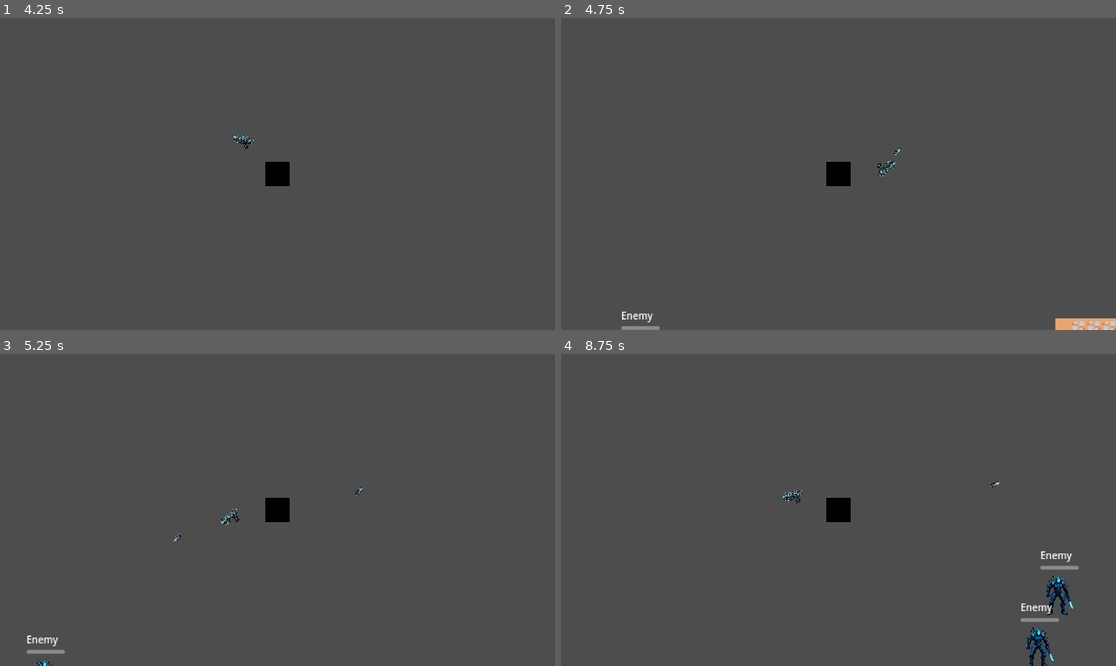
Above: before the commit, frames 1-4 (two rows, left to right).
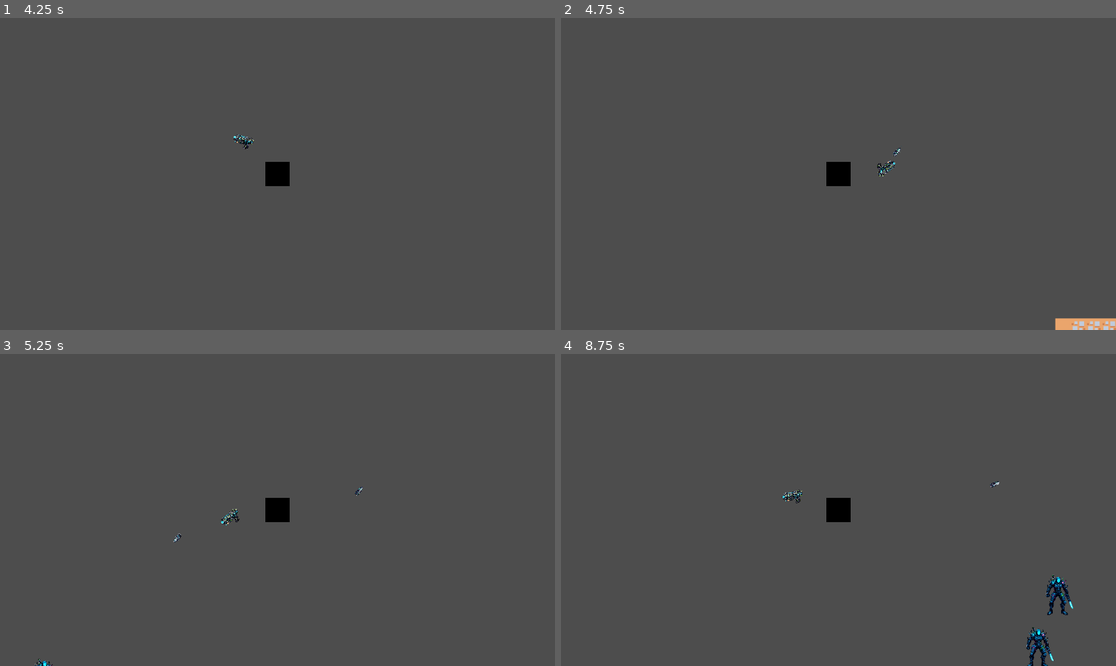
Above: after the commit, the same moments.

Repository: AineeJames/ToBeNamed
Game: Godot game, scene res://scenes/main_game/main_game.tscn
The game is run twice, just before and just after one commit, with the same random seed, the same clock (stepped at 60 frames per second) and the same inputs.
Inputs (mouse positions are in pixels of both pictures, inside the frame that each line leads up to):
- Up to frame 1 (4.25 s): tap Enter at 0.5, 2.75 s; move the mouse to (249, 236) at 0.52 s; press the mouse at (249, 236) at 0.53 s; hold W (move_up) 0.53-2.03 s; move the mouse to (444, 220) at 1.27 s; release the mouse at (444, 220) at 1.28 s; click (444, 220) at 1.35 s; tap Space at 2, 3.5 s; move the mouse to (111, 127) at 2.02 s; press the mouse at (111, 127) at 2.03 s; hold A (move_left) 2.03-3.53 s; move the mouse to (305, 174) at 2.77 s; release the mouse at (305, 174) at 2.78 s; click (305, 174) at 2.85 s; move the mouse to (194, 96) at 3.52 s; press the mouse at (194, 96) at 3.53 s; hold S (move_down) from 3.53 s (still down)
- Up to frame 2 (4.75 s): tap Enter at 4.25 s; move the mouse to (960, 158) at 4.27 s; release S (move_down) at 4.28 s; release the mouse at (960, 158) at 4.28 s; hold D (move_right) from 4.28 s (still down); click (960, 158) at 4.35 s
- Up to frame 3 (5.25 s): move the mouse to (166, 525) at 5.02 s; release D (move_right) at 5.03 s; press the mouse at (166, 525) at 5.03 s; hold W (move_up) from 5.03 s (still down)
- Up to frame 4 (8.75 s): move the mouse to (894, 441) at 5.77 s; release W (move_up) at 5.78 s; release the mouse at (894, 441) at 5.78 s; hold D (move_right) 5.78-8.03 s; click (894, 441) at 5.85 s; tap Space at 6.5 s; move the mouse to (810, 572) at 6.52 s; press the mouse at (810, 572) at 6.53 s; move the mouse to (1005, 556) at 7.27 s; release the mouse at (1005, 556) at 7.28 s; click (1005, 556) at 7.35 s; move the mouse to (672, 463) at 8.02 s; press the mouse at (672, 463) at 8.03 s; hold S (move_down) from 8.03 s (still down)

Frame 1 is identical in both runs. In frame 2, 0.2% of the frame differs, in the area x 10-18%, y 93-100%; in frame 3, 0.2%; in frame 4, 0.3%, in the area x 82-94%, y 63-86%.

Commit message:
enemy knockback, red when hit

Diff:
--- a/scenes/enemy/enemy.gd
+++ b/scenes/enemy/enemy.gd
@@ -5,10 +5,13 @@
 var Target: CharacterBody2D
 var Health: int = 100
 
+@export var bump_factor: float = 5.0
+
 @onready var HealthBarLabel = $HealthBar/VBoxContainer/Label
 @onready var HealthBar = $HealthBar/VBoxContainer/ProgressBar
+@onready var Sprite = $Sprite2D
 
-signal take_damage(amount)
+signal take_damage(amount, bump_direction)
 
 func _ready():
 	HealthBarLabel.text = "Enemy"
@@ -29,9 +32,19 @@
 	# Comment out the next line if you don't want the character to rotate
 	#rotation = direction_to_center.angle()
 
-func _on_take_damage(amount):
+func _on_take_damage(amount, bump_direction):
 	Health -= amount
 	HealthBar.value = Health
-	if Health < 0:
+	velocity = bump_direction
+	if Health > 0:
+
+		var bump_vector = bump_direction * bump_factor
+		var tween = get_tree().create_tween()
+		tween.parallel().tween_property(self, "position", position + bump_vector, 0.1).set_trans(Tween.TRANS_CIRC).set_ease(Tween.EASE_OUT)
+		tween.parallel().tween_property(Sprite, "modulate", Color.PALE_VIOLET_RED, 0.1).set_trans(Tween.TRANS_QUAD).set_ease(Tween.EASE_OUT)
+		tween.tween_property(Sprite, "modulate", Color.WHITE, 0.1).set_trans(Tween.TRANS_QUAD)
+
+
+	else:
 		print("Enemy DIED")
 		queue_free()
--- a/scenes/enemy/enemy.tscn
+++ b/scenes/enemy/enemy.tscn
@@ -4,17 +4,20 @@
 [ext_resource type="Texture2D" uid="uid://d2ax0bpbwghbu" path="res://scenes/enemy/enemy1.png" id="2_uks33"]
 [ext_resource type="PackedScene" uid="uid://da2lmud7fdd3p" path="res://scenes/health_bar/health_bar.tscn" id="3_5ak2q"]
 
-[sub_resource type="CircleShape2D" id="CircleShape2D_ajq2a"]
+[sub_resource type="CapsuleShape2D" id="CapsuleShape2D_er3cj"]
+height = 44.0
 
 [node name="Enemy" type="CharacterBody2D" groups=["enemy"]]
 script = ExtResource("1_0ehme")
+bump_factor = 2.0
 
 [node name="Sprite2D" type="Sprite2D" parent="."]
 scale = Vector2(0.06, 0.06)
 texture = ExtResource("2_uks33")
 
 [node name="CollisionShape2D" type="CollisionShape2D" parent="."]
-shape = SubResource("CircleShape2D_ajq2a")
+position = Vector2(-2, 0)
+shape = SubResource("CapsuleShape2D_er3cj")
 
 [node name="NavigationAgent2D" type="NavigationAgent2D" parent="."]
 
--- a/scenes/guns/bullet.gd
+++ b/scenes/guns/bullet.gd
@@ -25,9 +25,9 @@
 func _physics_process(delta):
 	global_position += velocity * delta * speed
 
-
 func _on_body_entered(body):
 	if body.is_in_group("enemy"):
-		body.emit_signal("take_damage", damage_amt)
+		queue_free()
+		body.emit_signal("take_damage", damage_amt, velocity.normalized())
 	else:
 		print("entered non enemy")
--- /dev/null
+++ b/scenes/health_bar/health_bar.gd
@@ -0,0 +1,22 @@
+extends Node2D
+
+@export var health_bar_visibility_time: float = 2.0
+@export var health_bar_fade_time: float = 1.0
+
+@onready var VisibilityTimer = $VisibilityTimer
+@onready var Info = $VBoxContainer
+@onready var HealthBar = $VBoxContainer/ProgressBar
+
+func _physics_process(delta):
+	if VisibilityTimer.time_left < health_bar_fade_time:
+		modulate.a = VisibilityTimer.time_left / health_bar_fade_time
+	else:
+		modulate.a = 1.0
+
+func _on_visibility_timer_timeout():
+	visible = false
+
+func _on_progress_bar_value_changed(value):
+	if value < HealthBar.max_value:
+		visible = true
+		VisibilityTimer.start(health_bar_visibility_time)
--- a/scenes/health_bar/health_bar.tscn
+++ b/scenes/health_bar/health_bar.tscn
@@ -1,6 +1,11 @@
-[gd_scene format=3 uid="uid://da2lmud7fdd3p"]
+[gd_scene load_steps=2 format=3 uid="uid://da2lmud7fdd3p"]
+
+[ext_resource type="Script" path="res://scenes/health_bar/health_bar.gd" id="1_b3rpa"]
 
 [node name="HealthBar" type="Node2D"]
+script = ExtResource("1_b3rpa")
+
+[node name="VisibilityTimer" type="Timer" parent="."]
 
 [node name="VBoxContainer" type="VBoxContainer" parent="."]
 anchors_preset = 8
@@ -14,15 +19,20 @@
 offset_bottom = 20.0
 grow_horizontal = 2
 grow_vertical = 2
+theme_override_constants/separation = 2
 alignment = 1
 
 [node name="Label" type="Label" parent="VBoxContainer"]
 layout_mode = 2
 theme_override_font_sizes/font_size = 10
-text = "Player/Enemy"
+text = "Gabagooman"
+horizontal_alignment = 1
 
 [node name="ProgressBar" type="ProgressBar" parent="VBoxContainer"]
 layout_mode = 2
 step = 1.0
 value = 30.0
 show_percentage = false
+
+[connection signal="timeout" from="VisibilityTimer" to="." method="_on_visibility_timer_timeout"]
+[connection signal="value_changed" from="VBoxContainer/ProgressBar" to="." method="_on_progress_bar_value_changed"]
